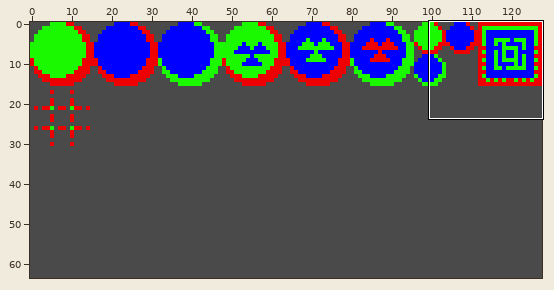
One commit to this sprite sheet: gfx/sheet1.png. The first picture is a wide view before the edit; the outline marks the close-up.
Close-up. Before:
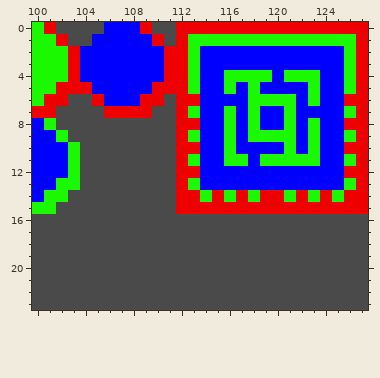
The file is 128x64 pixels. Shown: x 100..127, y 0..23.
And afterwards:
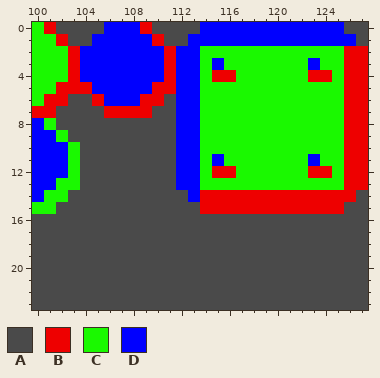
Palette (. is transparent): A #4a4a4a  B #ee0000  C #1af900  D #0000ff
Change:
@@ x 110..127 @@
- 0 AABBBBBBBBBBBBBBBB
- 1 BABCCCCCCCCCCCCCCB
- 2 DBBCDDDDDDDDDDDDCB
- 3 DBBCDDDDDDDDDDDDCB
- 4 DBBCDDCCCCDCCCDDCB
- 5 BBBCDDCDCDDDDCDDCB
- 6 BABBDDDDCCCCDCDDBB
- 7 AABCDDCDCDDCDDDDCB
- 8 AABBDDCDCDDCDCDDBB
- 9 AABCDDCDCCCCDCDDCB
-10 AABBDDCDDDDCDCDDBB
-11 AABCDDCCDCCCCCDDCB
-12 AABBDDDDDDDDDDDDBB
-13 AABCDDDDDDDDDDDDCB
-14 AABBCBCBCBBCBCBCBB
-15 AABBBBBBBBBBBBBBBB
+ 0 AAAADDDDDDDDDDDDAA
+ 1 BAADDDDDDDDDDDDDDA
+ 2 DBDDCCCCCCCCCCCCBB
+ 3 DBDDCDCCCCCCCDCCBB
+ 4 DBDDCBBCCCCCCBBCBB
+ 5 BBDDCCCCCCCCCCCCBB
+ 6 BADDCCCCCCCCCCCCBB
+ 7 AADDCCCCCCCCCCCCBB
+ 8 AADDCCCCCCCCCCCCBB
+ 9 AADDCCCCCCCCCCCCBB
+10 AADDCCCCCCCCCCCCBB
+11 AADDCDCCCCCCCDCCBB
+12 AADDCBBCCCCCCBBCBB
+13 AADDCCCCCCCCCCCCBB
+14 AAADBBBBBBBBBBBBBA
+15 AAAABBBBBBBBBBBBAA
 16 AAAAAAAAAAAAAAAAAA
